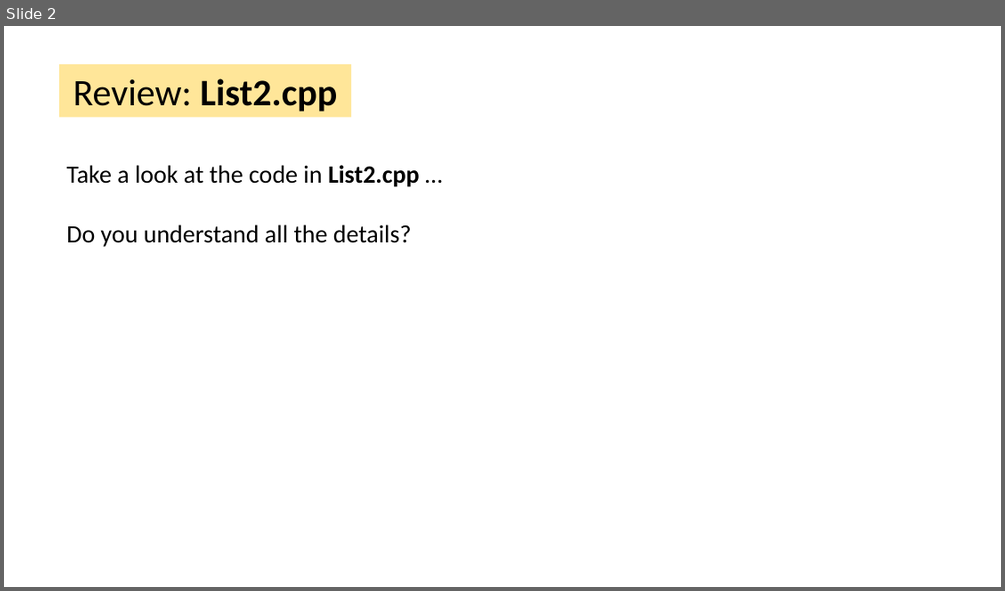
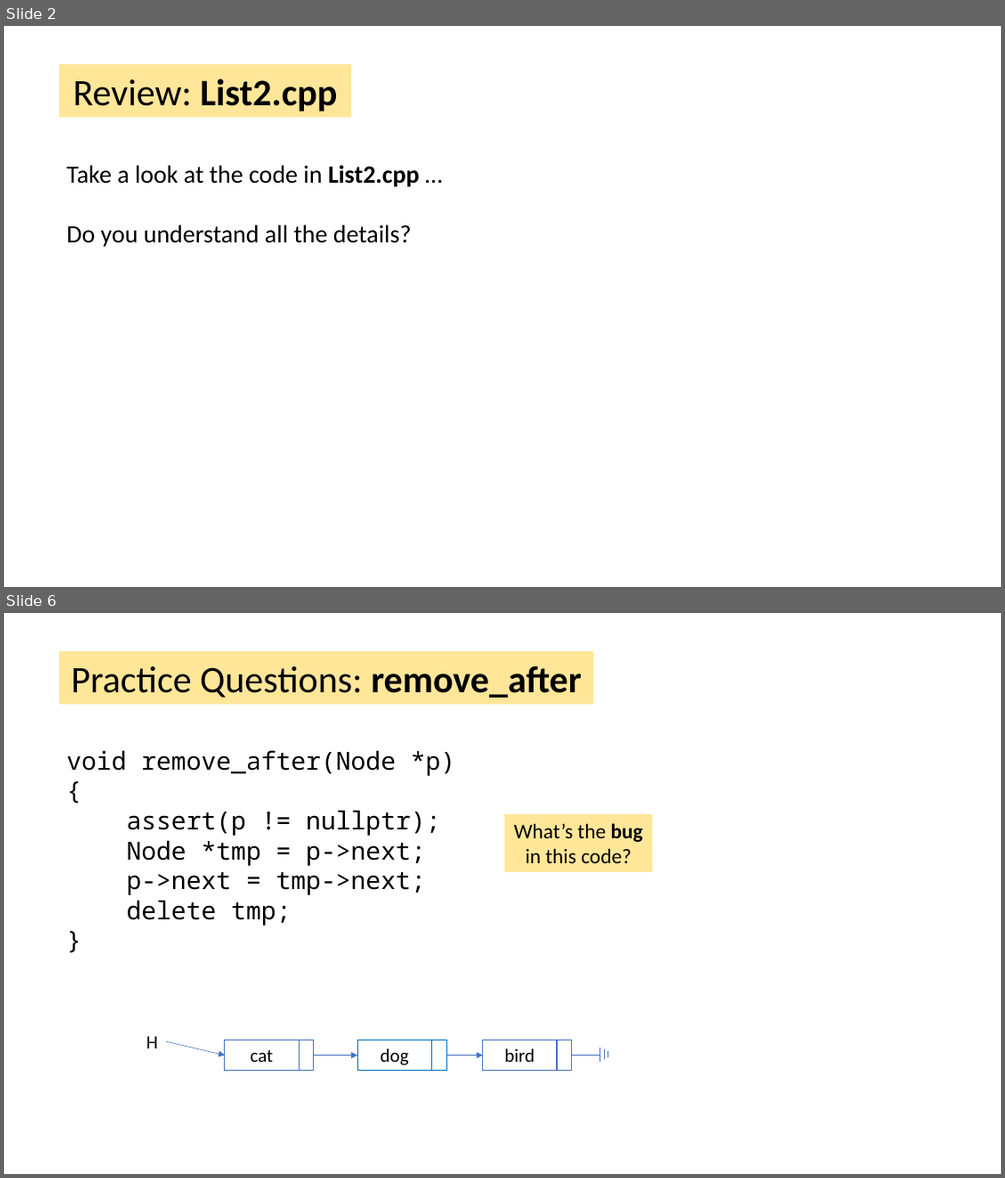
Before and after one commit to tjd1234/cmpt225fall2023, a slide deck: lecture_notes/week3/week3.pptx. Shown one above the other, each under a label of ours: slide 2 before the commit, slides 2 and 6 after it; the slides between them are not shown. The pictures are 1005x591 and 1005x1178 pixels, drawn with LibreOffice and Linux fonts; fonts in the diff are those of the drawing. Boxes give left, top, right and bottom in pixels: in the first picture for what was removed or moved away, otherwise in the second. Text is boxed around its words. In the diff, an @@ line names an element or a change of style, - is before the commit and + after.

```diff
--- a/lecture_notes/week3/week3.pptx
+++ b/lecture_notes/week3/week3.pptx
@@ slide 6 added at (x1=4, y1=613, x2=1001, y2=1174), background #FFFFFF @@
@@ rectangle added at (x1=59, y1=651, x2=593, y2=705), fill #FFE699, 36 pt, text #000000 @@
+Practice Questions: remove_after
@@ text added at (x1=66, y1=750, x2=455, y2=925), 24 pt, text #000000 @@
+void remove_after(Node *p)
+{
+assert(p != nullptr);
+Node *tmp = p->next;
+p->next = tmp->next;
+delete tmp;
+}
@@ rectangle added at (x1=504, y1=814, x2=652, y2=872), fill #FFE699, 20 pt, text #000000 @@
+What’s the bug in this code?
@@ text added at (x1=146, y1=1036, x2=158, y2=1048), 18 pt, text #000000 @@
+H
@@ arrow added from (166, 1041) to (225, 1055), #4472C4 0.5 pt @@
@@ rectangle added at (x1=225, y1=1040, x2=299, y2=1070), outline #4472C4 0.75 pt, 18 pt, text #000000 @@
+cat
@@ rectangle added at (x1=299, y1=1040, x2=314, y2=1070), outline #4472C4 0.75 pt @@
@@ arrow added from (314, 1055) to (357, 1055), #4472C4 0.5 pt @@
@@ rectangle added at (x1=357, y1=1040, x2=432, y2=1070), outline #0070C0 0.75 pt, 18 pt, text #000000 @@
+dog
@@ rectangle added at (x1=432, y1=1040, x2=446, y2=1070), outline #0070C0 1 pt @@
@@ arrow added from (446, 1055) to (483, 1055), #4472C4 0.5 pt @@
@@ group added at (x1=483, y1=1040, x2=608, y2=1070): 5 lines, 2 rectangles @@
+bird
```
Also in this commit, not shown: 4 slides changed, 5 other slides added, 5 other files.
